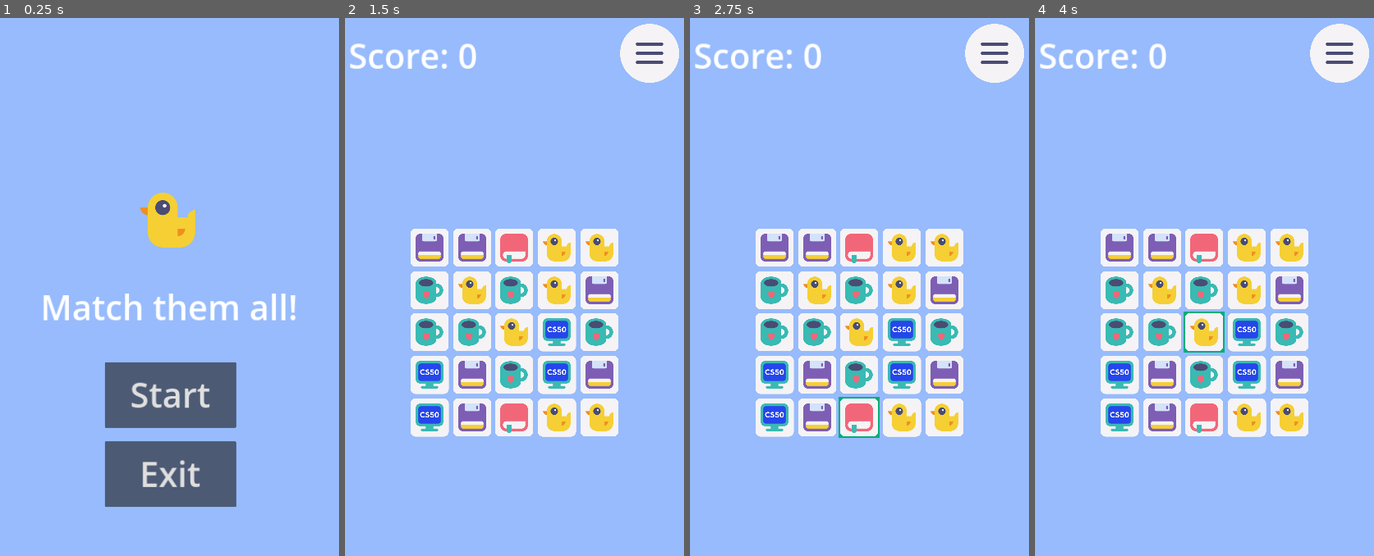
Above: before the commit, frames 1-4 (left to right).
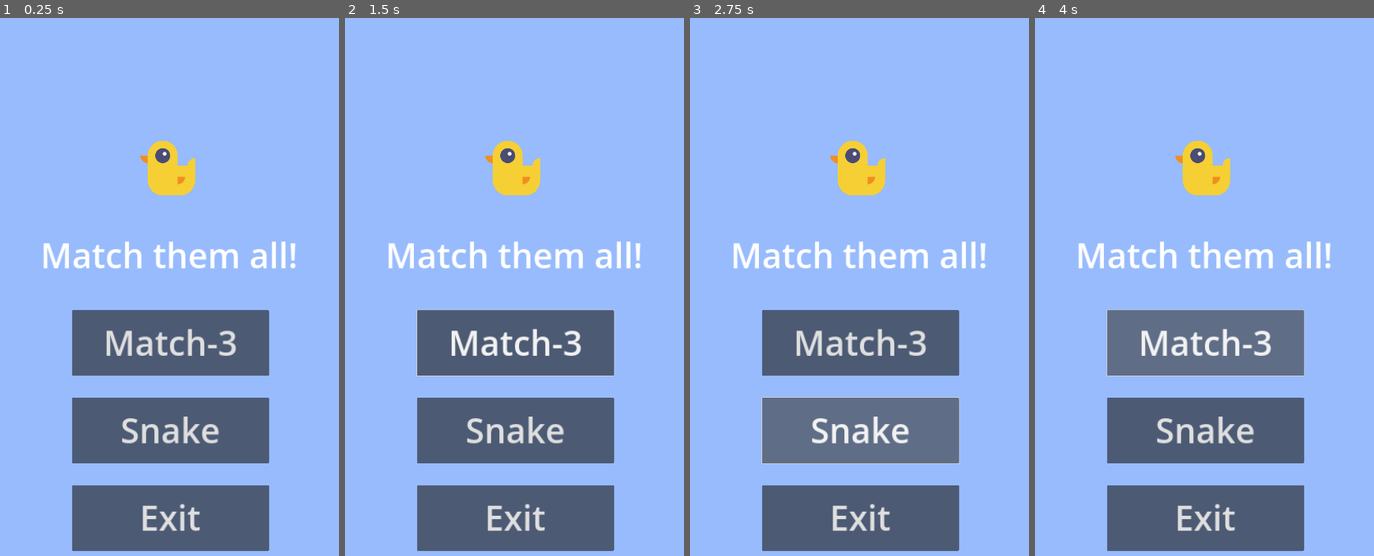
Above: after the commit, the same moments.

Repository: raydtutto/cs50x-2024-final-project
Game: Godot game, scene res://scenes/game.tscn
Two runs of this game, one before a commit and one after it. Both use one fixed random seed, a clock stepped at 60 frames per second and the inputs below.
Inputs (mouse positions are in pixels of both pictures, inside the frame that each line leads up to):
- Up to frame 1 (0.25 s): no input
- Up to frame 2 (1.5 s): click "Start" (after the commit: "Match-3") at 0.5 s; click (650, 55) at 1.27 s
- Up to frame 3 (2.75 s): click (859, 432) at 2 s, where only the run after the commit has a clickable "Snake"
- Up to frame 4 (4 s): click (1340, 55) at 2.77 s; click (1204, 340) at 3.5 s, where only the run after the commit has a clickable "Match-3"

The runs differ from the first frame. In frame 1, 23% of the frame differs, in the area x 12-88%, y 22-100%; in frame 2, 34%; in frame 3, 35%; in frame 4, 35%, in the area x 1-99%, y 1-100%.
Error after the commit: Parse Error: Preload file "res://scenes/snake_game/snake_level_1.tscn" does not exist. (res://scripts/game.gd:27)

Commit message:
master | scenes | board, timer WIP

Diff:
--- a/project.godot
+++ b/project.godot
@@ -14,10 +14,6 @@
 run/main_scene="res://scenes/game.tscn"
 config/features=PackedStringArray("4.3", "GL Compatibility")
 config/icon="res://icon.svg"
-
-[autoload]
-
-Enums="*res://scripts/Enums.gd"
 
 [display]
 
@@ -42,6 +38,26 @@
 "events": [Object(InputEventMouseButton,"resource_local_to_scene":false,"resource_name":"","device":-1,"window_id":0,"a …(253 unchanged characters)…
 ]
 }
+move_up={
+"deadzone": 0.5,
+"events": [Object(InputEventKey,"resource_local_to_scene":false,"resource_name":"","device":0,"window_id":0,"alt_pressed":false,"shift_pressed":false,"ctrl_pressed":false,"meta_pressed":false,"pressed":false,"keycode":0,"physical_keycode":4194320,"key_label":0,"unicode":0,"location":0,"echo":false,"script":null)
+]
+}
+move_down={
+"deadzone": 0.5,
+"events": [Object(InputEventKey,"resource_local_to_scene":false,"resource_name":"","device":0,"window_id":0,"alt_pressed":false,"shift_pressed":false,"ctrl_pressed":false,"meta_pressed":false,"pressed":false,"keycode":0,"physical_keycode":4194322,"key_label":0,"unicode":0,"location":0,"echo":false,"script":null)
+]
+}
+move_left={
+"deadzone": 0.5,
+"events": [Object(InputEventKey,"resource_local_to_scene":false,"resource_name":"","device":0,"window_id":0,"alt_pressed":false,"shift_pressed":false,"ctrl_pressed":false,"meta_pressed":false,"pressed":false,"keycode":0,"physical_keycode":4194319,"key_label":0,"unicode":0,"location":0,"echo":false,"script":null)
+]
+}
+move_right={
+"deadzone": 0.5,
+"events": [Object(InputEventKey,"resource_local_to_scene":false,"resource_name":"","device":0,"window_id":0,"alt_pressed":false,"shift_pressed":false,"ctrl_pressed":false,"meta_pressed":false,"pressed":false,"keycode":0,"physical_keycode":4194321,"key_label":0,"unicode":0,"location":0,"echo":false,"script":null)
+]
+}
 
 [input_devices]
 
--- a/scenes/HUD.tscn
+++ b/scenes/HUD.tscn
@@ -7,36 +7,45 @@
 script = ExtResource("1_8ghbl")
 
 [node name="MessageLabel" type="Label" parent="."]
-offset_top = 760.0
+offset_top = 608.0
 offset_right = 1080.0
-offset_bottom = 1016.0
+offset_bottom = 864.0
 theme_override_font_sizes/font_size = 100
 text = "Match them all!"
 horizontal_alignment = 1
 vertical_alignment = 1
 
 [node name="MessageSprite2D" type="Sprite2D" parent="."]
-position = Vector2(536, 632)
+position = Vector2(536, 480)
 texture = ExtResource("2_2stxc")
 
 [node name="StartButton" type="Button" parent="."]
-offset_left = 352.0
-offset_top = 1048.0
-offset_right = 736.0
-offset_bottom = 1240.0
+offset_left = 256.0
+offset_top = 896.0
+offset_right = 832.0
+offset_bottom = 1088.0
 theme_override_font_sizes/font_size = 100
-text = "Start"
+text = "Match-3"
+
+[node name="SnakeButton" type="Button" parent="."]
+offset_left = 256.0
+offset_top = 1152.0
+offset_right = 832.0
+offset_bottom = 1344.0
+theme_override_font_sizes/font_size = 100
+text = "Snake"
 
 [node name="ExitButton" type="Button" parent="."]
-offset_left = 352.0
-offset_top = 1280.0
-offset_right = 736.0
-offset_bottom = 1472.0
+offset_left = 256.0
+offset_top = 1408.0
+offset_right = 832.0
+offset_bottom = 1600.0
 theme_override_font_sizes/font_size = 100
 text = "Exit"
 
 [node name="MessageTimer" type="Timer" parent="."]
 
 [connection signal="pressed" from="StartButton" to="." method="_on_start_button_pressed"]
+[connection signal="pressed" from="SnakeButton" to="." method="_on_snake_button_pressed"]
 [connection signal="pressed" from="ExitButton" to="." method="_on_ExitButton_pressed"]
 [connection signal="timeout" from="MessageTimer" to="." method="_on_message_timer_timeout"]
--- a/scenes/game.tscn
+++ b/scenes/game.tscn
@@ -1,8 +1,7 @@
-[gd_scene load_steps=4 format=3 uid="uid://dmci2ijs1mcnc"]
+[gd_scene load_steps=3 format=3 uid="uid://dmci2ijs1mcnc"]
 
 [ext_resource type="Script" path="res://scripts/game.gd" id="1_aob5r"]
 [ext_resource type="PackedScene" uid="uid://dfrt3yccxdk24" path="res://scenes/HUD.tscn" id="4_8lubn"]
-[ext_resource type="AudioStream" uid="uid://bihii1363qhsi" path="res://assets/music/1min-2021-12-06_-_Dancing_Silly_-_www.FesliyanStudios.com.mp3" id="5_o1vr2"]
 
 [node name="game" type="Control"]
 layout_mode = 3
@@ -24,5 +23,3 @@
 [node name="HUD" parent="." instance=ExtResource("4_8lubn")]
 
 [node name="Music" type="AudioStreamPlayer" parent="."]
-stream = ExtResource("5_o1vr2")
-parameters/looping = false
--- a/scenes/items/BlueItem.tscn
+++ b/scenes/items/BlueItem.tscn
@@ -7,12 +7,14 @@
 [node name="BlueItem" type="Control"]
 custom_minimum_size = Vector2(120, 120)
 layout_mode = 3
+anchors_preset = 0
 offset_left = -60.48
 offset_top = -60.0
 offset_right = 60.0
 offset_bottom = 60.48
 mouse_filter = 1
 script = ExtResource("1_naxri")
+color = 1
 
 [node name="TextureRect" type="TextureRect" parent="."]
 layout_mode = 1
--- a/scenes/items/GreenItem.tscn
+++ b/scenes/items/GreenItem.tscn
@@ -7,6 +7,7 @@
 [node name="GreenItem" type="Control"]
 custom_minimum_size = Vector2(120, 120)
 layout_mode = 3
+anchors_preset = 0
 offset_left = -60.0
 offset_top = -60.0
 offset_right = 60.0
@@ -15,7 +16,7 @@
 size_flags_vertical = 4
 mouse_filter = 1
 script = ExtResource("1_mcnjc")
-color = 1
+color = 2
 
 [node name="TextureRect" type="TextureRect" parent="."]
 layout_mode = 1
--- a/scenes/items/RedItem.tscn
+++ b/scenes/items/RedItem.tscn
@@ -7,6 +7,7 @@
 [node name="RedItem" type="Control"]
 custom_minimum_size = Vector2(120, 120)
 layout_mode = 3
+anchors_preset = 0
 offset_left = -60.0
 offset_top = -60.0
 offset_right = 60.0
@@ -15,7 +16,7 @@
 grow_vertical = 2
 mouse_filter = 1
 script = ExtResource("1_kbtbr")
-color = 2
+color = 3
 
 [node name="TextureRect" type="TextureRect" parent="."]
 layout_mode = 1
--- a/scenes/items/VioletItem.tscn
+++ b/scenes/items/VioletItem.tscn
@@ -7,6 +7,7 @@
 [node name="VioletItem" type="Control"]
 custom_minimum_size = Vector2(120, 120)
 layout_mode = 3
+anchors_preset = 0
 offset_left = -60.0
 offset_top = -60.0
 offset_right = 60.0
@@ -15,7 +16,7 @@
 grow_vertical = 2
 mouse_filter = 1
 script = ExtResource("1_8nvce")
-color = 3
+color = 4
 
 [node name="TextureRect" type="TextureRect" parent="."]
 layout_mode = 1
--- a/scenes/items/YellowItem.tscn
+++ b/scenes/items/YellowItem.tscn
@@ -7,6 +7,7 @@
 [node name="YellowItem" type="Control"]
 custom_minimum_size = Vector2(120, 120)
 layout_mode = 3
+anchors_preset = 0
 offset_left = -60.0
 offset_top = -60.0
 offset_right = 60.0
@@ -15,7 +16,7 @@
 grow_vertical = 2
 mouse_filter = 1
 script = ExtResource("1_qqw4d")
-color = 4
+color = 5
 
 [node name="TextureRect" type="TextureRect" parent="."]
 layout_mode = 1
--- a/scenes/levels/level_1.tscn
+++ b/scenes/levels/level_1.tscn
@@ -17,7 +17,7 @@
 grow_horizontal = 2
 grow_vertical = 2
 
-[node name="Moves" type="Label" parent="."]
+[node name="Score" type="Label" parent="."]
 layout_mode = 1
 offset_left = 56.0
 offset_top = 56.0
@@ -41,7 +41,7 @@
 size_flags_horizontal = 4
 size_flags_vertical = 3
 
-[node name="GridContainer" type="GridContainer" parent="VBoxContainer/HBoxContainer"]
+[node name="GridContainer" type="GridContainer" parent="VBoxContainer/HBoxContainer" node_paths=PackedStringArray("restart_btn", "score_lbl")]
 layout_direction = 1
 layout_mode = 2
 size_flags_horizontal = 4
@@ -50,7 +50,9 @@
 item_scene = Array[PackedScene]([ExtResource("2_cuypk"), ExtResource("3_cb4x0"), ExtResource("4_uniwt"), ExtResource("5_4ebei"), ExtResource("6_gvn5p")])
 tileBG = ExtResource("2_iban4")
 height = 5
-patterns = Array[PackedVector2Array]([PackedVector2Array(-1, 0, 1, 0), PackedVector2Array(0, -1, 0, 1), PackedVector2Array(1, 0, 2, 0), PackedVector2Array(0, 1, 0, 2), PackedVector2Array(-1, 0, -2, 0), PackedVector2Array(0, -1, 0, -2)])
+patterns = Array[PackedVector2Array]([PackedVector2Array(0, -1, 0, -2), PackedVector2Array(-1, 0, 1, 0), PackedVector2Array(0, -1, 0, 1), PackedVector2Array(1, 0, 2, 0), PackedVector2Array(0, 1, 0, 2), PackedVector2Array(-1, 0, -2, 0)])
+restart_btn = NodePath("../../../Button")
+score_lbl = NodePath("../../../Score")
 
 [node name="Button" type="Button" parent="."]
 layout_mode = 1
@@ -65,3 +67,8 @@
 scale = Vector2(0.5, 0.5)
 icon = ExtResource("7_5qu6v")
 flat = true
+
+[node name="AnimationTimer" type="Timer" parent="."]
+one_shot = true
+
+[connection signal="timeout" from="AnimationTimer" to="VBoxContainer/HBoxContainer/GridContainer" method="_on_timer_timeout"]
--- a/scenes/tile_bg.tscn
+++ b/scenes/tile_bg.tscn
@@ -34,4 +34,20 @@
 anchor_top = 0.5
 anchor_right = 0.5
 anchor_bottom = 0.5
+grow_horizontal = 2
+grow_vertical = 2
 mouse_filter = 1
+
+[node name="Label" type="Label" parent="."]
+modulate = Color(0.144063, 0.144063, 0.144063, 1)
+layout_mode = 1
+anchors_preset = 3
+anchor_left = 1.0
+anchor_top = 1.0
+anchor_right = 1.0
+anchor_bottom = 1.0
+offset_left = -40.0
+offset_top = -23.0
+grow_horizontal = 0
+grow_vertical = 0
+text = "test"
--- a/scenes/tiles/tile.tscn
+++ b/scenes/tiles/tile.tscn
@@ -1,6 +1,9 @@
-[gd_scene format=3 uid="uid://dvk426yoau18e"]
+[gd_scene load_steps=2 format=3 uid="uid://dvk426yoau18e"]
+
+[ext_resource type="Script" path="res://scripts/item.gd" id="1_ed0ds"]
 
 [node name="Tile" type="Node2D"]
+script = ExtResource("1_ed0ds")
 
 [node name="Sprite2D" type="Sprite2D" parent="."]
 scale = Vector2(0.5, 0.5)
--- a/scripts/Enums.gd
+++ /dev/null
@@ -1,4 +0,0 @@
-extends Node
-
-# List of colors
-enum ItemTypes { UNKNOWN, BLUE, GREEN, RED, VIOLET, YELLOW };
--- a/scripts/HUD.gd
+++ b/scripts/HUD.gd
@@ -2,6 +2,7 @@
 
 # Notifies `game` node that the button has been pressed
 signal start_game
+signal snake_game
 
 
 func _ready() -> void:
@@ -28,8 +29,13 @@
 
 
 func _on_StartButton_pressed():
-	print("Start pressed")
+	print("Match3 pressed")
 	start_game.emit()
+
+
+func _on_snake_button_pressed() -> void:
+	print("Snake pressed")
+	snake_game.emit()
 
 
 func _on_ExitButton_pressed() -> void:
--- a/scripts/game.gd
+++ b/scripts/game.gd
@@ -4,6 +4,7 @@
 
 func _ready():
 	$HUD.start_game.connect(new_game)
+	$HUD.snake_game.connect(snake_new_game)
 
 #func game_over():
 	#$Music.stop()
@@ -21,3 +22,17 @@
 #	Miscellaneous
 	$HUD.hide()
 	$Music.play()
+
+func snake_new_game():
+	var snake = preload("res://scenes/snake_game/snake_level_1.tscn")
+
+#	Clear level holder
+	for node in $level_holder.get_children():
+		$level_holder.remove_child(node)
+
+#	Add level to scene
+	$level_holder.add_child(snake.instantiate())
+
+#	Miscellaneous
+	$HUD.hide()
+	$Music.play()
--- a/scripts/grid_container.gd
+++ b/scripts/grid_container.gd
@@ -4,49 +4,128 @@
 @export var tileBG: PackedScene
 @export var height: int = 9
 @export var patterns: Array[PackedVector2Array]
-
-var board = [] # 2D array for items
+@export var restart_btn: Button
+@export var score_lbl: Label
+
+#TODO: board_block false, if swipe block true, disable all touch().disa
+var board_block: bool = false
+
+var score: int = 0
+
+# TODO: dictionary of items' dictionaries
+var board = Dictionary()
 
 var last_tile = null
+
+# 1. Add debug true or false
+# 2. var dictionary filled with default
+var debug:bool = true
+var board_debug = {
+	0: {
+		0: ItemProp.ItemTypes.BLUE,
+		1: ItemProp.ItemTypes.RED,
+		2: ItemProp.ItemTypes.GREEN,
+		3: ItemProp.ItemTypes.GREEN,
+		4: ItemProp.ItemTypes.GREEN
+		},
+	1: {
+		0: ItemProp.ItemTypes.VIOLET,
+		1: ItemProp.ItemTypes.GREEN,
+		2: ItemProp.ItemTypes.RED,
+		3: ItemProp.ItemTypes.BLUE,
+		4: ItemProp.ItemTypes.RED
+		},
+	2: {
+		0: ItemProp.ItemTypes.VIOLET,
+		1: ItemProp.ItemTypes.RED,
+		2: ItemProp.ItemTypes.VIOLET,
+		3: ItemProp.ItemTypes.BLUE,
+		4: ItemProp.ItemTypes.YELLOW
+		},
+	3: {
+		0: ItemProp.ItemTypes.BLUE,
+		1: ItemProp.ItemTypes.VIOLET,
+		2: ItemProp.ItemTypes.GREEN,
+		3: ItemProp.ItemTypes.GREEN,
+		4: ItemProp.ItemTypes.RED
+		},
+	4: {
+		0: ItemProp.ItemTypes.YELLOW,
+		1: ItemProp.ItemTypes.BLUE,
+		2: ItemProp.ItemTypes.RED,
+		3: ItemProp.ItemTypes.YELLOW,
+		4: ItemProp.ItemTypes.GREEN
+		}
+}
 
 
 # Called when the node enters the scene tree for the first time.
 func _ready():
 	assert(patterns.size() > 0, "patterns should be properly filled")
+	assert(restart_btn)
+	restart_btn.pressed.connect(start)
+	assert(score_lbl)
 	start()
-
 
 # Start
 func start():
+	print("before timer")
+#	Creating a timer and waiting for timeout signal
+	await get_tree().create_timer(1).timeout
+	print("AFTER timer")
+
 	initialize_items_array()
-	show()
+	#get_node("../../../AnimationTimer").start()
+	#show()
 
 
 # Initialize the board 2D array
 func initialize_items_array():
-	for x in range(self.columns):
-		board.append([])
-		for y in range(height):
-			board[x].append(null)
+#	DEBUG Clear filled board
+	if not board.is_empty():
+#		Clear board
+		for tile in get_children():
+			tile.queue_free()
+		board.clear()
+	reset_score()
+	last_tile = null
+
+	for x:int in range(self.columns):
+		board[x] = Dictionary()
+		for y:int in range(height):
+			board[x][y] = null
+
+	for x:int in range(self.columns):
+		for y:int in range(height):
 			var temp_item = tileBG.instantiate()
 			add_child(temp_item)
 			# todo connect touch_process to temp_item.on_touch
 			temp_item.connect("on_touch", touch_process)
 			board[x][y] = temp_item
 			temp_item.name = "x{0}_y{1}".format([x, y])
-			var m3item = item_scene.pick_random()
+			var m3item:PackedScene
+#			If debug get board debug color
+			if debug:
+				var color = board_debug[x][y]
+				m3item = item_scene[color-1]
+			else:
+				m3item = item_scene.pick_random()
 			temp_item.create_item(m3item, x, y, true)
 			var loops = 0
 			# Avoid matching items
+			print(board.keys())
+			print(board[x].keys())
 			while match_at(x, y, temp_item.get_color()) and loops < 100:
 				m3item = item_scene.pick_random()
 				temp_item.create_item(m3item, x, y, true)
 				loops += 1
-			#print(loops)	# DEBUG
+			print(loops)	# DEBUG
 
 
 # todo func swap
 func swap(a, b, skip_update: bool=false):
+#	TODO: if swap && skip_update == false: 1 sec animation, block swap
+# 	if no matches swap back
 	print("swap a: ", a.x_pos, a.y_pos, " b: ", b.x_pos, b.y_pos)	# DEBUG
 	var temp_a = a.get_item()
 	var temp_b = b.get_item()
@@ -69,6 +148,9 @@
 
 # todo func touch_process x y
 func touch_process(tile):
+	# TODO: if block board true: return
+	if board_block:
+		return
 	print("x: ", tile.x_pos, " y: ", tile.y_pos)    # DEBUG
 	if last_tile:
 		last_tile.set_select(false)
@@ -76,6 +158,7 @@
 	if last_tile and last_tile != tile:
 		if (last_tile.x_pos + 1 == tile.x_pos && last_tile.y_pos == tile.y_pos) || (last_tile.x_pos - 1 == tile.x_pos && last_tile.y_pos == tile.y_pos) || (last_tile.y_pos + 1 == tile.y_pos && last_tile.x_pos == tile.x_pos) || (last_tile.y_pos - 1 == tile.y_pos && last_tile.x_pos == tile.x_pos):
 			swap(last_tile, tile)
+			board_block = true
 			last_tile = null
 			return
 	tile.set_select(true)
@@ -83,13 +166,18 @@
 
 
 # Check for matches in rows and columns
-func match_at(x, y, color):
+func match_at(x:int, y:int, color):
 	for pattern in patterns:
 		assert(pattern.size() > 0, "No patterns")
 		var size = pattern.size()
 		for search in pattern:
-			if x + search.x >= 0 && y + search.y >= 0 && board.size() > x + search.x && board[x + search.x].size() > y + search.y && board[x + search.x][y + search.y] != null && board[x + search.x][y + search.y].get_color() == color:
-				size -= 1
+			var next_x:int = x + search.x
+			var next_y:int = y + search.y
+			if board.has(next_x):
+				if board[next_x].has(next_y):
+					if board[next_x][next_y] != null && board[next_x][next_y].get_color() == color:
+						size -= 1
+		print("size is ", size)
 		if size == 0:
 			return true
 	return false
@@ -97,41 +185,85 @@
 
 func update_matches():
 #	Free board
+	await get_tree().create_timer(1).timeout
 	var matched_tiles = []
-	for row in board:
-		for tile in row:
+	for x:int in range(self.columns):
+		for y:int in range(height):
+			var tile = board[x][y]
 			if match_at(tile.x_pos, tile.y_pos, tile.get_color()):
 				matched_tiles.append(tile)
+
 	print(matched_tiles)
 	for tile in matched_tiles:
 		# TODO: add score
-		tile.get_item().free()
+		increase_score()
+		if tile.get_item():
+			tile.get_item().queue_free()
 		tile.set_item(null)
+	if last_tile:
+		last_tile.set_select(false)
+	last_tile = null
 
 #	Check board from bottom to top
-	var updated:bool=false
-	for i in range(board.size()-1, -1, -1):
-		var row = board[i]
-		print("row: ", row)
-		for tile in row:
-			if tile.get_item() == null:
-				print("NULL: ", tile.name, " position: ", tile.x_pos, tile.y_pos)
-				check_top_tiles(tile)
-				#if check_top_tiles(tile) > 0:
-					#updated = true
-	#if updated:
-		#update_matches()
-
-
-func check_top_tiles(tile):
-	var count:int = 0
-	if tile.get_item() == null:
-		for x in range(0, tile.x_pos+1):
-			if tile.x_pos - x >= 0:
-				swap(tile, board[tile.x_pos - x][tile.y_pos], true)
-		for x in range(0, tile.x_pos+1):
-			if tile.get_item() == null:
-				count += 1
-				var m3item = item_scene.pick_random()
-				tile.create_item(m3item, tile.x_pos, tile.y_pos, true)
-	return count
+	for y in board[board.size()-1]:
+		var tile = board[board.size()-1][y]
+		check_top_tiles(tile)
+
+
+
+func check_top_tiles(tile:TileBg):
+	print("Check top: tile is ", tile)
+	var offset: int = 1
+
+	while tile.x_pos - offset >= 0:
+		var temp_data = tile.get_item()
+		if tile.get_item() != null:
+			while tile.get_item() != null and tile.x_pos - 1 >= 0:
+				var x: int = tile.x_pos
+				tile = board[x - 1][tile.y_pos]
+			continue
+		var upper = board[tile.x_pos - offset][tile.y_pos]
+		if upper.get_item() != null && tile.get_item() == null:
+			swap(tile, upper, true)
+			var test_tile = tile.get_item()
+			var test_upper = upper.get_item()
+			var test_x = tile.x_pos
+			var test_bool = tile.get_item() != null and tile.x_pos - offset >= 0
+			while tile.get_item() != null and tile.x_pos - 1 >= 0:
+				tile = board[tile.x_pos - 1][tile.y_pos]
+		else:
+			offset += 1
+# TODO: add await Timer
+	await get_tree().create_timer(1).timeout
+	print("Generate new tiles")
+	var updated:bool = false
+	for item in range(height):
+		var tile_new = board[item][tile.y_pos]
+		if tile_new.get_item() == null:
+			var m3item = item_scene.pick_random()
+			tile_new.create_item(m3item, item, tile.y_pos, true)
+			var c = tile_new.get_item()
+			print(c.self_modulate, c.modulate)
+			c.set_modulate(Color(1, 0.5, 1, 0.5))
+			print(c.self_modulate, c.modulate)
+			updated = true
+	if updated:
+		update_matches()
+	#else:
+		#board_block = false
+#
+
+
+func increase_score():
+	score += 1
+	var text = "Score: %d" % score
+	score_lbl.set_text(text)
+
+func reset_score():
+	score = 0
+	var text = "Score: %d" % score
+	score_lbl.set_text(text)
+
+
+#func _on_timer_timeout() -> void:
+	#print("Timer has finished")
--- a/scripts/item.gd
+++ b/scripts/item.gd
@@ -1,4 +1,5 @@
 extends Control
+class_name TileBg
 
 @export var m3item : Node
 
@@ -17,23 +18,30 @@
 func _gui_input(event):
 	if event is InputEventMouseButton:
 		if event.button_index == MOUSE_BUTTON_LEFT and event.pressed:
-			print("Touched node: ", self.name, " ", "Position: ", x_pos, y_pos);
+			#print("Touched node: ", self.name, " ", "Position: ", x_pos, y_pos);
 			on_touch.emit(self)
 
 
 # Add item to board
 func create_item(item: PackedScene, x:int, y:int, instantly: bool=false):
 	m3item = item.instantiate()
+	print("Color: ", m3item.color)
+	var holder_children = $holder.get_children()
+	for child in holder_children:
+		$holder.remove_child(child)
 	$holder.add_child(m3item)
 	# Add coordinates
 	x_pos = x
 	y_pos = y
+	var text = "c: %d, x: %d, y: %d" % [m3item.color, x_pos, y_pos]
+	$Label.set_text(text)
 	pass
 
 
 # Return item
 func get_item() -> Control:
 	return m3item
+
 
 func set_item(item: Control):
 	m3item = item
@@ -43,15 +51,17 @@
 	return $holder
 
 
+# Set selected status
 func set_select(value: bool):
 	if value:
 		$select.show()
 	else:
 		$select.hide()
 
+
 # Return item's color
-func get_color() -> Enums.ItemTypes:
+func get_color() -> ItemProp.ItemTypes:
 	if m3item:
 		return m3item.color
 	print("Color is unknown")
-	return Enums.ItemTypes.UNKNOWN
+	return ItemProp.ItemTypes.UNKNOWN
--- a/scripts/item_property.gd
+++ b/scripts/item_property.gd
@@ -1,4 +1,6 @@
 extends Node
+class_name ItemProp
 
+enum ItemTypes { UNKNOWN, BLUE, GREEN, RED, VIOLET, YELLOW };
 # Init color types
-@export var color: Enums.ItemTypes;
+@export var color: ItemProp.ItemTypes;
